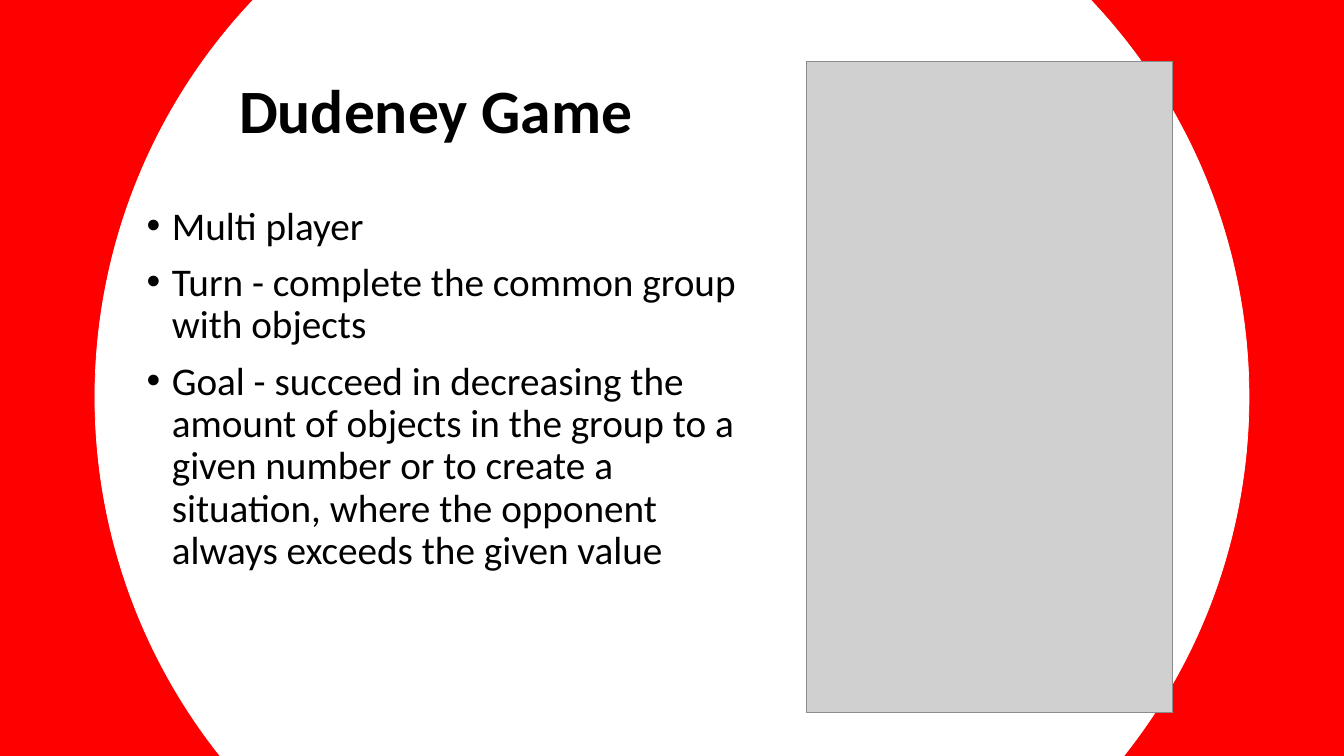
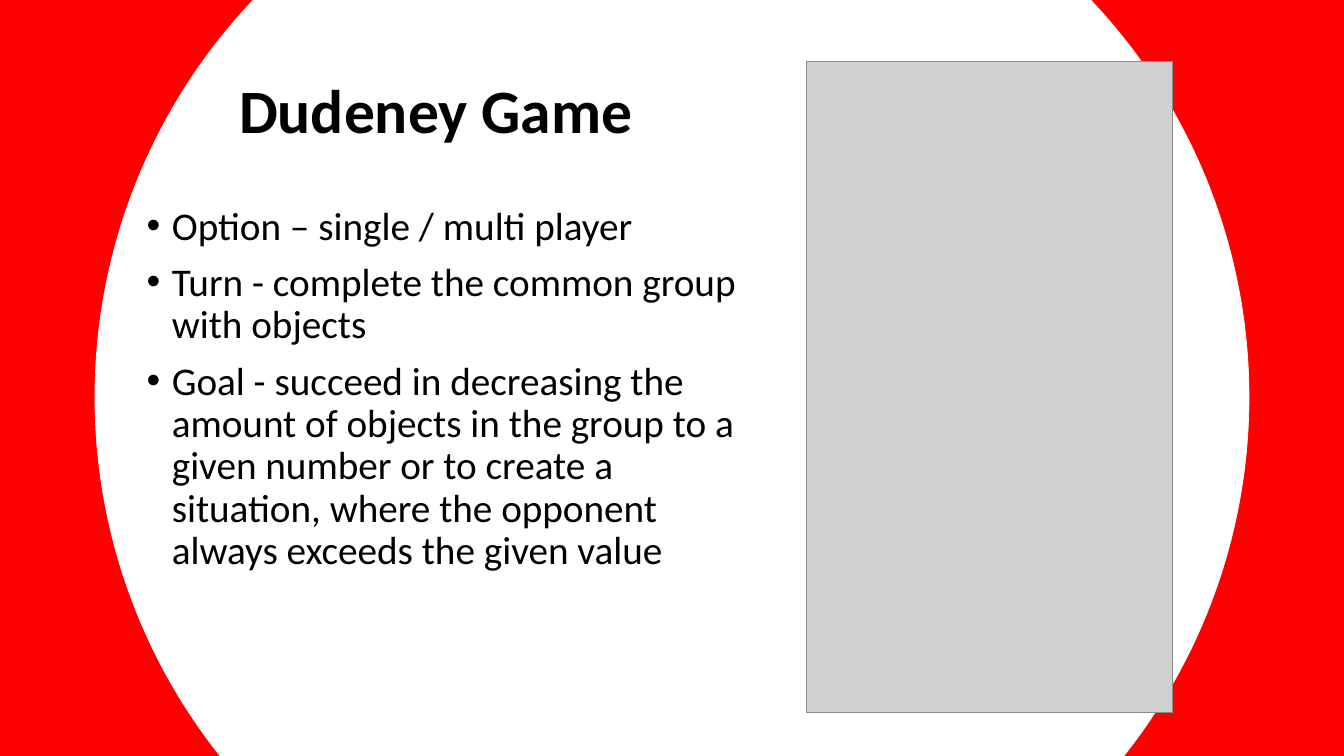
Before and after one commit to KalinD/The-ERRORs, a slide deck: slide 3 of Xames.pptx. Drawn at 1344x756 pixels with LibreOffice and Linux fonts; fonts in the diff are those of the drawing; grey boxes stand for pictures. Boxes give left, top, right and bottom in pixels: in the first picture for what was removed or moved away, otherwise in the second. Text is boxed around its words. In the diff, an @@ line names an element or a change of style, - is before the commit and + after.

Commit message:
improved presentation

```diff
--- a/Xames.pptx
+++ b/Xames.pptx
@@ text at (172, 212, 632, 247): text changed @@
-• Multi player
+• Option – single / multi player
```
Also in this commit, not shown: 1 other slide changed.
